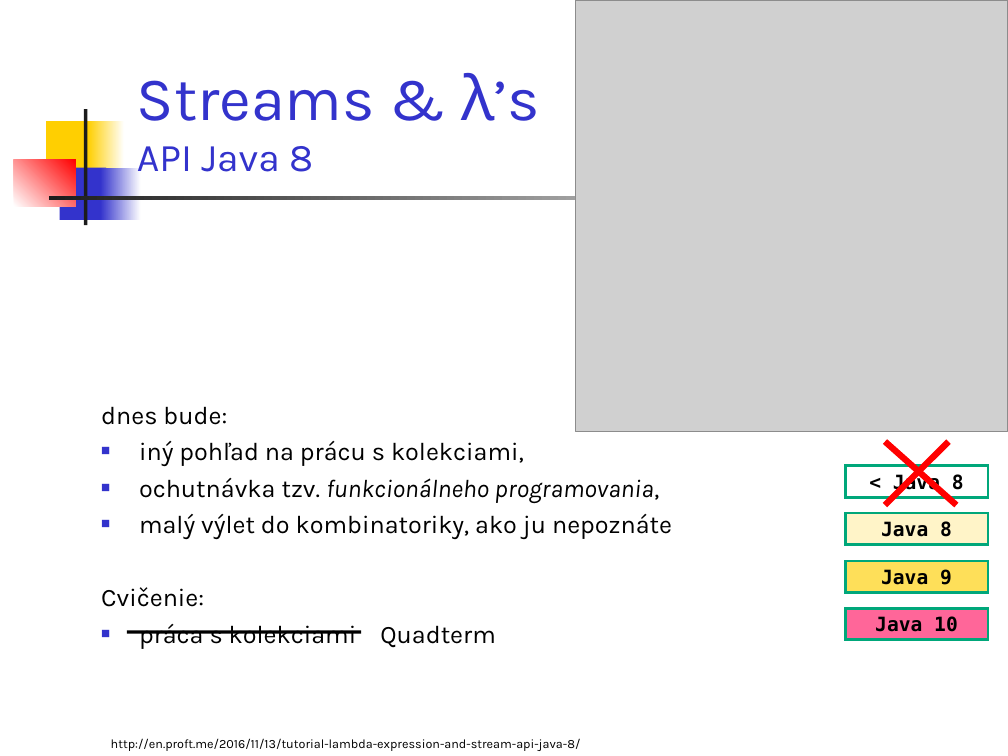
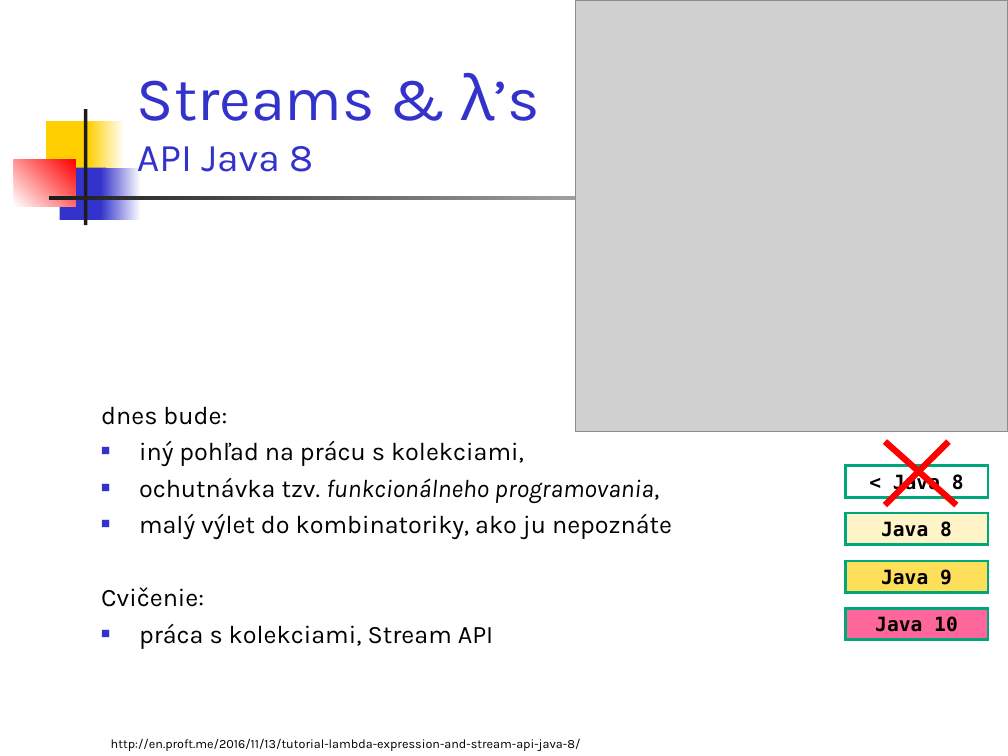
Before and after one commit to Programovanie4/Prednasky, a slide deck: slide 2 of 07/07_java.ppt (slide 3 before the commit). Drawn at 1008x756 pixels with LibreOffice and Linux fonts; fonts in the diff are those of the drawing; grey boxes stand for pictures. Boxes give left, top, right and bottom in pixels: in the first picture for what was removed or moved away, otherwise in the second. Text is boxed around its words. In the diff, an @@ line names an element or a change of style, - is before the commit and + after.

```diff
--- a/07/07_java.ppt
+++ b/07/07_java.ppt
@@ text at [139, 624, 493, 649]: text changed @@
-■ práca s kolekciami Quadterm
+■ práca s kolekciami, Stream API
@@ line removed from (127, 632) to (361, 632) @@
```
Also in this commit, not shown: 2 other slides changed, 1 slide removed, 5 other files.
